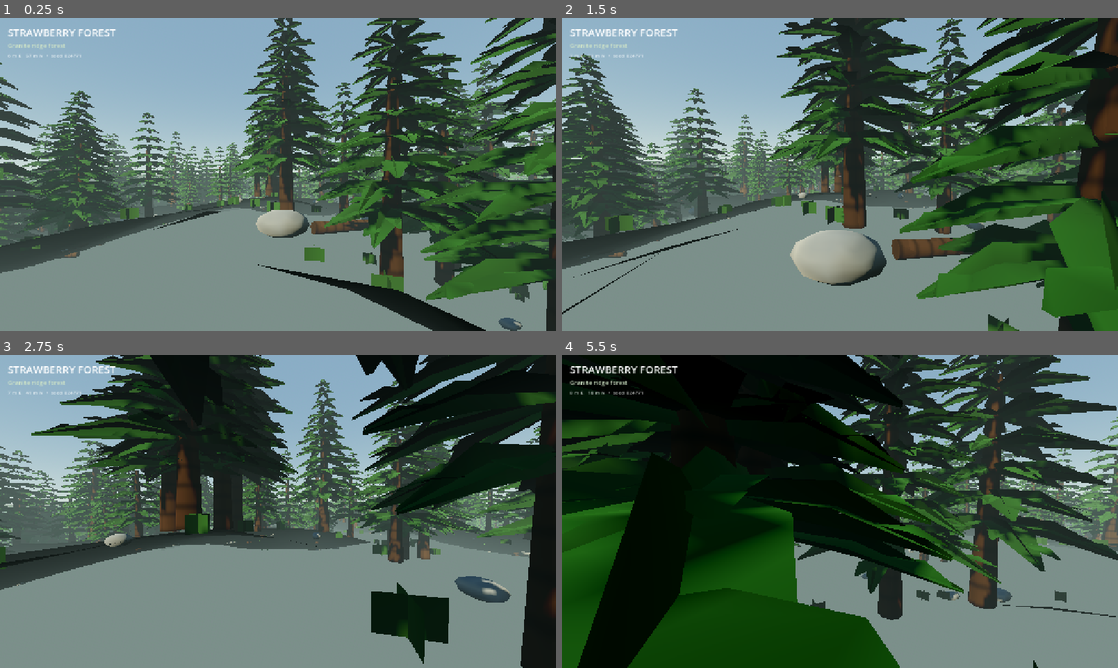
Above: before the commit, frames 1-4 (two rows, left to right).
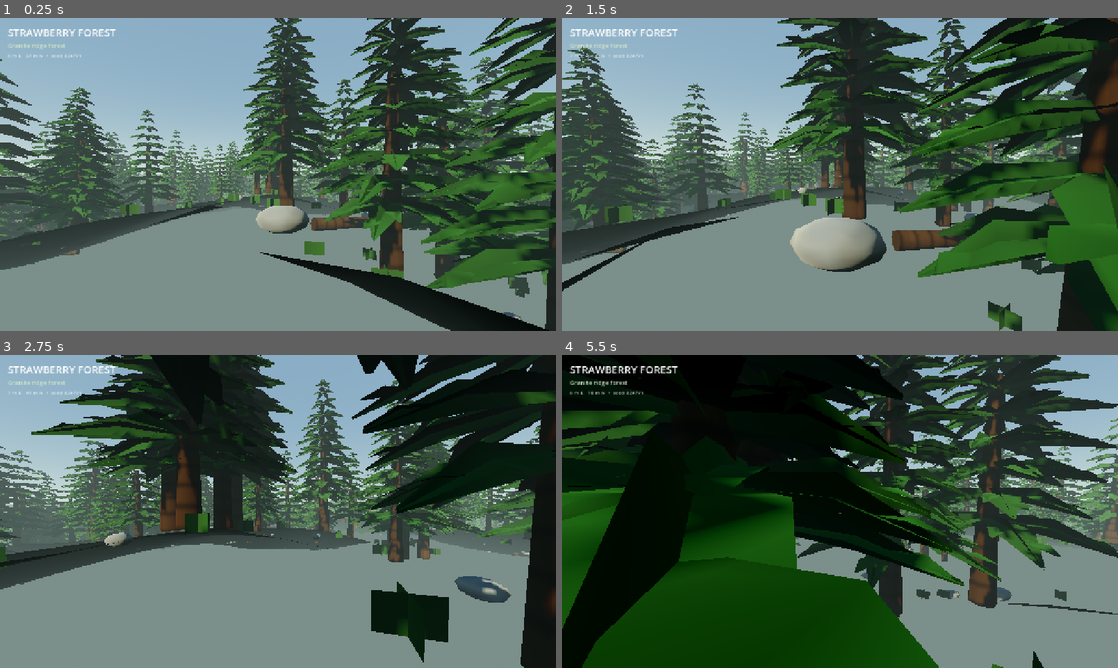
Above: after the commit, the same moments.

Repository: jain-Igtm/Strawberry-Games
Game: Godot game, scene res://main.tscn
Same seed, same stepped clock (60 frames per second), same inputs: the game is played once before the commit and once after it.
Inputs (mouse positions are in pixels of both pictures, inside the frame that each line leads up to):
- Up to frame 1 (0.25 s): no input
- Up to frame 2 (1.5 s): tap Enter at 0.5 s; move the mouse to (867, 174) at 0.52 s; hold Shift (sprint) 0.53-1.28 s; hold W (move_forward) from 0.53 s (still down); tap Space (jump) at 0.77 s; move the mouse to (812, 174) at 1.27 s; tap H (toggle_ui) at 1.35 s
- Up to frame 3 (2.75 s): keep holding W (move_forward); tap Space (jump) at 1.52 s; move the mouse to (289, 505) at 2.02 s; hold Shift (sprint) from 2.03 s (still down)
- Up to frame 4 (5.5 s): keep holding W (move_forward); move the mouse to (834, 517) at 2.77 s; release Shift (sprint) at 2.78 s; tap H (toggle_ui) at 2.85, 4.35 s; tap Space (jump) at 3.02, 3.77, 4.52 s; move the mouse to (878, 514) at 3.52 s; hold Shift (sprint) 3.53-4.28 s; move the mouse to (795, 508) at 4.27 s; move the mouse to (845, 511) at 5.02 s; hold Shift (sprint) from 5.03 s (still down)

The runs differ from the first frame. In frame 1, 31% of the frame differs, in the area x 0-100%, y 0-100%; in frame 2, 41%; in frame 3, 3.0%; in frame 4, 24%.

Commit message:
Follow exact rendered terrain triangles during movement

Diff:
--- a/godot-forest-explorer/scripts/player.gd
+++ b/godot-forest-explorer/scripts/player.gd
@@ -9,6 +9,7 @@
 const MOUSE_SENSITIVITY: float = 0.00175
 const TOUCH_SENSITIVITY: float = 0.00245
 const GROUND_OFFSET: float = 0.035
+const CHUNK_SIZE: float = 64.0
 
 @onready var world: Node3D = get_parent()
 @onready var head: Node3D = $Head
@@ -22,16 +23,17 @@
 var landing_kick: float = 0.0
 var mouse_captured: bool = false
 
-# Grounding is driven by the same deterministic height function that draws the
-# terrain. This makes falling through or becoming embedded in streamed ground
-# impossible even if a device's 3D physics backend behaves differently.
+# Grounding is driven by the exact triangle surface sent to the renderer. The
+# terrain mesh is intentionally lower resolution on mobile, so sampling raw
+# noise directly can disagree slightly with the visible triangle between grid
+# vertices. Matching the rendered triangle removes that discrepancy entirely.
 var terrain_grounded: bool = true
 var vertical_speed: float = 0.0
 
 func _ready() -> void:
-    # Terrain is handled analytically. Floating motion mode leaves CharacterBody3D
-    # collision available for nearby trunks and future obstacles without asking
-    # the physics engine to classify the procedural terrain as a floor.
+    # Terrain elevation is analytical. Floating motion mode keeps CharacterBody3D
+    # collision for nearby trunks and future obstacles without asking the physics
+    # backend to classify streamed procedural terrain as a floor.
     motion_mode = CharacterBody3D.MOTION_MODE_FLOATING
     safe_margin = 0.025
 
@@ -54,11 +56,10 @@
     if touch_look.length_squared() > 0.0:
         _apply_look(touch_look, TOUCH_SENSITIVITY)
 
-    # If we are walking, establish the correct ground position before doing any
-    # obstacle collision. This also immediately repairs an old save/frame state
-    # that happened to begin underneath the visible terrain.
+    # Establish the exact visible ground position before obstacle collision. This
+    # also repairs any frame that began inside or underneath a terrain triangle.
     if terrain_grounded:
-        global_position.y = _ground_height_here() + GROUND_OFFSET
+        global_position.y = _rendered_ground_height_here() + GROUND_OFFSET
 
     var keyboard: Vector2 = Input.get_vector("move_left", "move_right", "move_forward", "move_back")
     var touch_move: Vector2 = mobile_controls.get("move_vector")
@@ -84,13 +85,13 @@
         terrain_grounded = false
         vertical_speed = JUMP_VELOCITY
 
-    # Only horizontal velocity is given to CharacterBody3D. Its job here is to
-    # stop us walking through solid trunks. Terrain elevation is applied below
-    # from the exact world function rather than a second collision mesh.
+    # Only horizontal motion is sent to the physics engine. Its job is now to
+    # stop movement through solid trunks. The world surface itself cannot be
+    # fallen through because vertical placement comes from the rendered mesh.
     velocity.y = 0.0
     move_and_slide()
 
-    var ground_y: float = _ground_height_here() + GROUND_OFFSET
+    var ground_y: float = _rendered_ground_height_here() + GROUND_OFFSET
     var landed_this_frame: bool = false
     var landing_speed: float = 0.0
 
@@ -114,11 +115,37 @@
 
     _update_camera_motion(delta, input_vec, sprinting)
 
-func _ground_height_here() -> float:
+func _rendered_ground_height_here() -> float:
     var origin_offset: Vector2 = world.get("origin_offset")
     var abs_x: float = global_position.x + origin_offset.x
     var abs_z: float = global_position.z + origin_offset.y
-    return float(world.call("height_at", abs_x, abs_z))
+    var resolution: int = maxi(1, int(world.get("terrain_resolution")))
+    var step: float = CHUNK_SIZE / float(resolution)
+
+    var chunk_x: int = floori(abs_x / CHUNK_SIZE)
+    var chunk_z: int = floori(abs_z / CHUNK_SIZE)
+    var local_x: float = abs_x - float(chunk_x) * CHUNK_SIZE
+    var local_z: float = abs_z - float(chunk_z) * CHUNK_SIZE
+
+    var cell_x: int = clampi(floori(local_x / step), 0, resolution - 1)
+    var cell_z: int = clampi(floori(local_z / step), 0, resolution - 1)
+    var x0: float = float(chunk_x) * CHUNK_SIZE + float(cell_x) * step
+    var z0: float = float(chunk_z) * CHUNK_SIZE + float(cell_z) * step
+    var x1: float = x0 + step
+    var z1: float = z0 + step
+    var u: float = clampf((abs_x - x0) / step, 0.0, 1.0)
+    var v: float = clampf((abs_z - z0) / step, 0.0, 1.0)
+
+    var h00: float = float(world.call("height_at", x0, z0))
+    var h01: float = float(world.call("height_at", x0, z1))
+    var h10: float = float(world.call("height_at", x1, z0))
+    var h11: float = float(world.call("height_at", x1, z1))
+
+    # world.gd emits each grid square as p00,p01,p10 and p10,p01,p11.
+    # Reproduce those exact two triangles here rather than bilinear interpolation.
+    if u + v <= 1.0:
+        return h00 + (h10 - h00) * u + (h01 - h00) * v
+    return h11 + (h01 - h11) * (1.0 - u) + (h10 - h11) * (1.0 - v)
 
 func _apply_look(delta_pixels: Vector2, sensitivity: float) -> void:
     yaw -= delta_pixels.x * sensitivity
